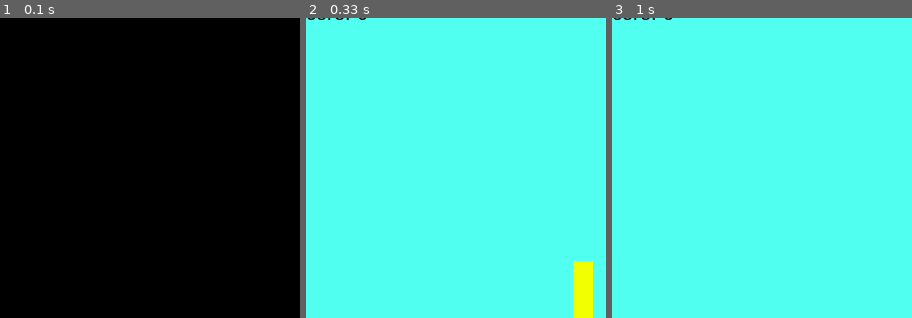
Above: before the commit, frames 1-3 (left to right).
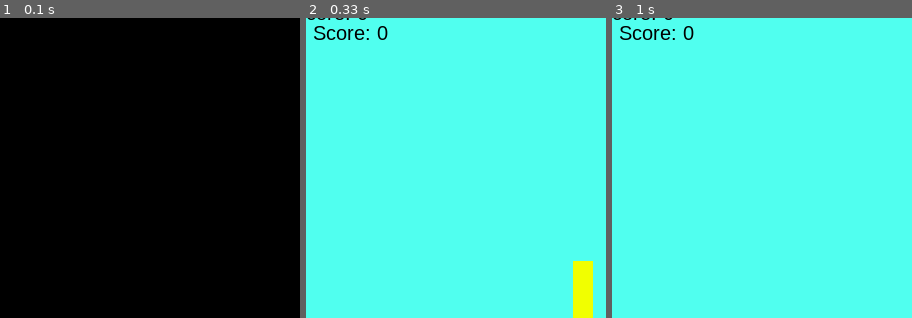
Above: after the commit, the same moments.

Repository: justinwlin/Python-Data-Structure
Game: pygame game, started from Pygame/Snake/CleaningUpSnake.py
Same seed, same stepped clock (60 frames per second), same inputs: the game is played once before the commit and once after it.
Inputs:
- Up to frame 1 (0.1 s): no input
- Up to frame 2 (0.33 s): no input
- Up to frame 3 (1 s): hold Right 0.33-0.8 s; hold Up from 0.83 s (still down); tap 5 at 0.98 s
The pictures show only the part of the screen within x 4-54%, y 4-54%; the shares and areas given below are measured in that part.

Frame 1 is identical in both runs. In frame 2, 0.5% of the frame differs, in the area x 2-28%, y 2-8%; in frame 3, 0.5%.

Commit message:
Update to Snake.py
Rework everything in Snake.py file, intead of continuing on with other files.

Cleaned up mechanics and classes.

Diff:
--- a/Pygame/Snake/CleaningUpSnake.py
+++ b/Pygame/Snake/CleaningUpSnake.py
@@ -156,4 +156,10 @@
     #Pixel Location of Score
     s.blit(t, (10, 10))
 
+    font = pygame.font.SysFont('Arial', 20)
+    # -- Draw everything
+    t = font.render("Score: " + str(score), True, BLACK)
+    #Pixel Location of Score
+    s.blit(t, (30, 30))
+
     pygame.display.update()
--- a/Pygame/Snake/Snake.py
+++ b/Pygame/Snake/Snake.py
@@ -1,9 +1,14 @@
-import pygame
+import pygame, random
 
 # --- Globals ---
 # Colors
+WHITE = (255, 255, 255)
+GREEN = (78, 255, 87)
+YELLOW = (241, 255, 0)
+BLUE = (80, 255, 239)
+PURPLE = (203, 0, 255)
+RED = (237, 28, 36)
 BLACK = (0, 0, 0)
-WHITE = (255, 255, 255)
 
 # Set the width and height of each snake segment
 segment_width = 15
@@ -14,6 +19,9 @@
 # Set initial speed
 x_change = segment_width + segment_margin
 y_change = 0
+
+#Set initial score
+score = 0
 
 
 class Segment(pygame.sprite.Sprite):
@@ -34,6 +42,23 @@
         self.rect.x = x
         self.rect.y = y
 
+class APPLE(pygame.sprite.Sprite):
+    """ Class to represent one segment of the snake. """
+
+    # -- Methods
+    # Constructor function
+    def __init__(self, x, y):
+        # Call the parent's constructor
+        super().__init__()
+
+        # Set height, width
+        self.image = pygame.Surface([segment_width, segment_height])
+        self.image.fill(BLUE)
+
+        # Make our top-left corner the passed-in location.
+        self.rect = self.image.get_rect()
+        self.rect.x = x
+        self.rect.y = y
 
 # Call this function so the Pygame library can initialize itself
 pygame.init()
@@ -47,10 +72,12 @@
 pygame.display.set_caption('Snake Example')
 
 allspriteslist = pygame.sprite.Group()
-
+applespriteslist = pygame.sprite.Group()
 # Create an initial snake
 snake_segments = []
-for i in range(2):
+apple_segments = []
+lengthSnake = 3
+for i in range(lengthSnake):
     x = 250 - (segment_width + segment_margin) * i
     y = 30
     segment = Segment(x, y)
@@ -59,6 +86,11 @@
 
 clock = pygame.time.Clock()
 done = False
+
+#Setting Music
+pygame.mixer.music.load('naruto.wav')
+pygame.mixer.music.set_endevent(pygame.constants.USEREVENT)
+pygame.mixer.music.play()
 
 while not done:
 
@@ -82,6 +114,17 @@
             if event.key == pygame.K_DOWN:
                 x_change = 0
                 y_change = (segment_height + segment_margin)
+            if event.key == pygame.K_EQUALS:
+                for i in range(1):
+                    x = (random.randint(0, width_screen)) - (segment_width + segment_margin) * i
+                    y = (random.randint(0, height_screen)) - (segment_width + segment_margin) * i
+                    apple = APPLE(x, y)
+                    apple_segments.append(apple)
+                    allspriteslist.add(apple)
+                    applespriteslist.add(apple)
+            if event.type == pygame.constants.USEREVENT:
+                pygame.mixer.music.load('naruto.wav')
+                pygame.mixer.music.play()
 
     # Get rid of last segment of the snake
     # .pop() command removes last item in list
@@ -97,17 +140,39 @@
     snake_segments.insert(0, segment)
     allspriteslist.add(segment)
 
+    #Collision Detection with Apple Sprite:
+    collide = False
+    collide = pygame.sprite.spritecollide(snake_segments[0], applespriteslist, True)
+    if collide:
+        score += 1
+        for i in range(1):
+            x = 0 - 100 * i
+            y = 0-100
+            segment = Segment(x, y)
+            snake_segments.append(segment)
+            allspriteslist.add(segment)
     #Bounds the snake
 
     # -- Draw everything
+
     # Clear screen
-    screen.fill(BLACK)
+    screen.fill(RED)
 
+    #TEXT
+    basicfont = pygame.font.SysFont('Arial', 48)
+    basicfont.render
+    text = basicfont.render('Hello World!', True, WHITE, BLACK)
+    textrect = text.get_rect()
+    textrect.centerx = screen.get_rect().centerx
+    textrect.centery = screen.get_rect().centery
+    screen.blit(text, textrect)
+
+    #Drawing Sprites
     allspriteslist.draw(screen)
 
     # Flip screen
     pygame.display.flip()
-
+    pygame.display.update()
     # Pause
     clock.tick(5)
 
